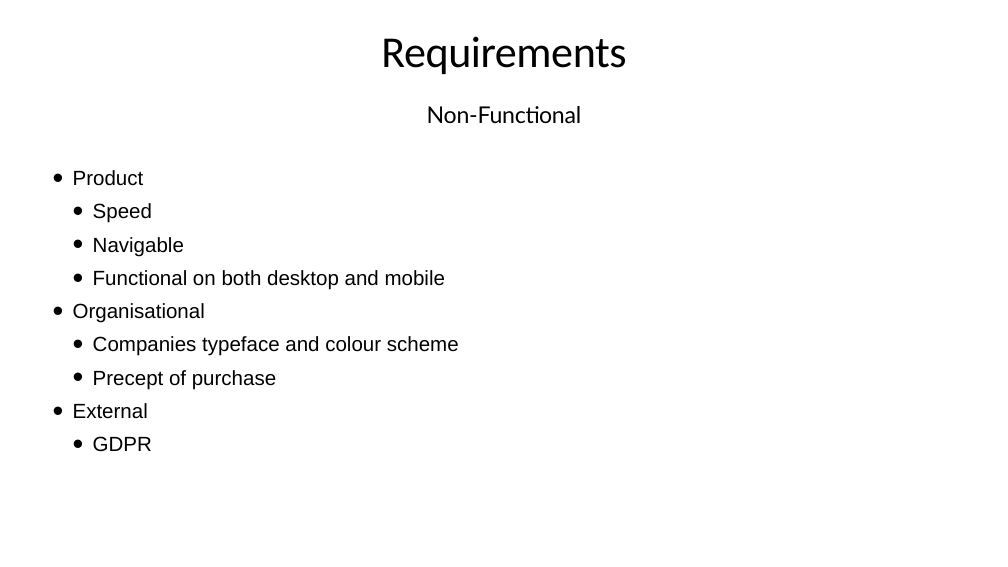
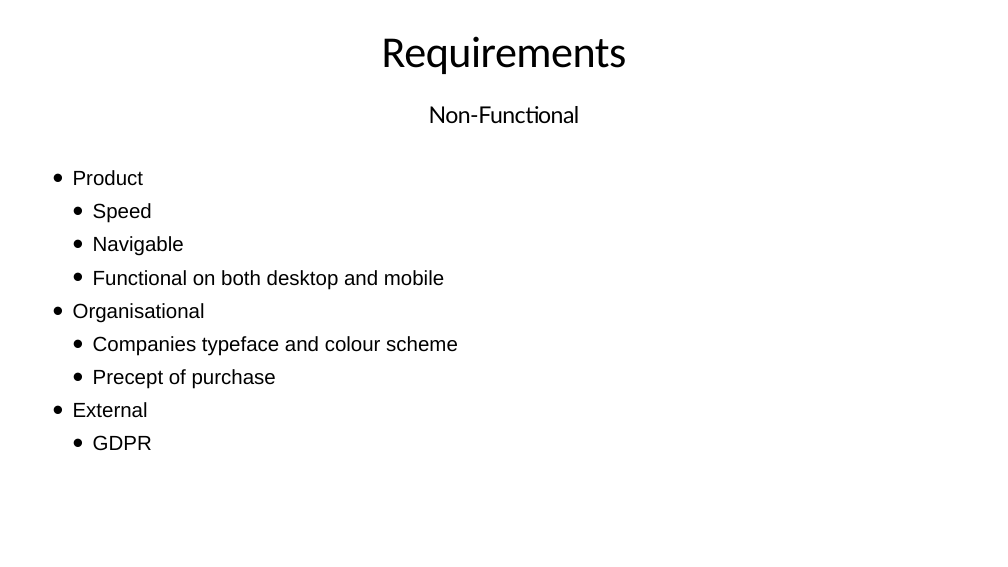
Before and after one commit to henryfallows13/Assesment3-DoghnutOrderSystem, a slide deck: slide 6 of Henry/Ford Order System Preasentation .pptx. Drawn at 1008x567 pixels with LibreOffice and Linux fonts; fonts in the diff are those of the drawing. Boxes give left, top, right and bottom in pixels: in the first picture for what was removed or moved away, otherwise in the second. Text is boxed around its words. In the diff, an @@ line names an element or a change of style, - is before the commit and + after.

```diff
--- a/Henry/Ford Order System Preasentation .pptx
+++ b/Henry/Ford Order System Preasentation .pptx
@@ title "Requirements" at (x1=382, y1=36, x2=627, y2=74): letter spacing -0.8 to -1 pt @@
@@ text "Non-Functional" at (x1=429, y1=106, x2=580, y2=124): letter spacing -0.4 to -1 pt @@
@@ text "Product" at (x1=73, y1=170, x2=458, y2=451): size 39.2 to 39 pt @@
```
Also in this commit, not shown: 7 other slides changed, 10 slides added, 2 other files.
